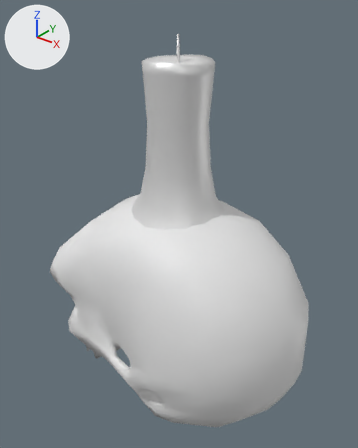
The FBX model Assets/Models/Bedroom_Stuffs/Skull_and_Candle.fbx as it was, and as the next commit left it.
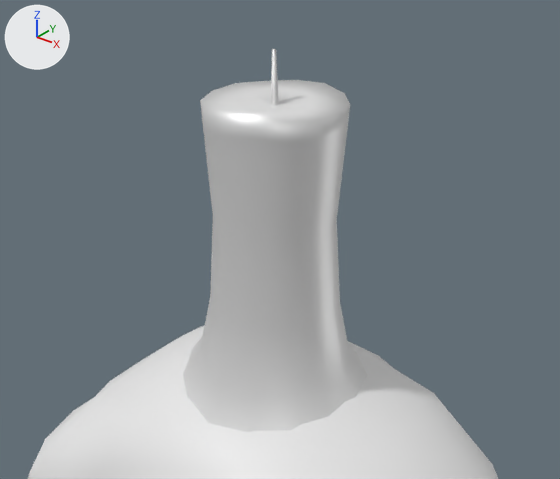
Old and new are each drawn whole from a camera (50 mm lens) standing at (0.299, -0.392, 0.416) and looking at (-0.015, 0.001, 0.173) and again close up from a camera (50 mm lens) standing at (0.213, -0.281, 0.45) and looking at (-0.039, 0.033, 0.255). Every picture has the same lights, and +X, +Y and +Z are marked at upper left. The first two pictures are the older version. Where no turn or scale is listed for an object, it has been applied to the vertices.

Names of what the first close-up shows: 'Skull_and_Candle'.
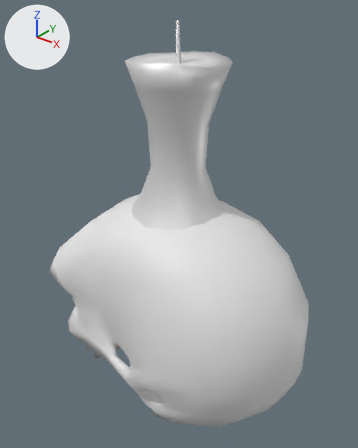
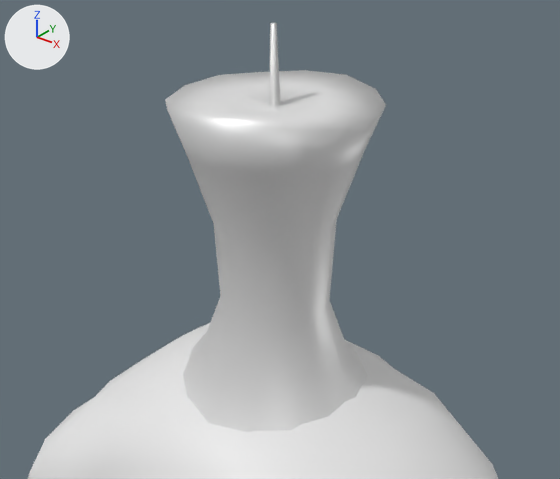
What differs and where, as boxes [x1, y1, x2, y2] in the close-ups (560 x 479 px; the box of a moved part takes in the faces that stretch with it):
'Skull_and_Candle', reshaped
    before: [28, 49, 498, 479]
    after: [28, 22, 498, 479]
part 1 of me_skull_and_candle, moved or reshaped
    before: [200, 49, 350, 244]
    after: [165, 22, 386, 244]
part 2 of me_skull_and_candle, moved or reshaped
    before: [200, 219, 350, 398]
    after: [200, 220, 350, 398]

What the commit changed:
me_skull_and_candle is used by ob_skull_and_candle; location (0.0, 0.0, 0.0).
me_skull_and_candle had 634 vertices, 654 faces and spanned x -0.171..0.143, y -0.102..0.102, z -0.045..0.373.
me_skull_and_candle now has 634 vertices, 654 faces and spans x -0.171..0.143, y -0.102..0.102, z -0.045..0.385.
me_skull_and_candle part 1: 52 of 634 vertices moved; they spanned x -0.05..0.02, y -0.035..0.034, z 0.338..0.373 and now span x -0.067..0.036, y -0.052..0.05, z 0.325..0.385; mean shift (0.0, 0.0, -0.002); largest move (-0.05, -0.006, 0.349) -> (-0.067, -0.008, 0.349).
me_skull_and_candle part 2: all 14 vertices in x -0.05..0.019, y -0.035..0.034, z 0.24 are scaled about their middle by 0.842.
